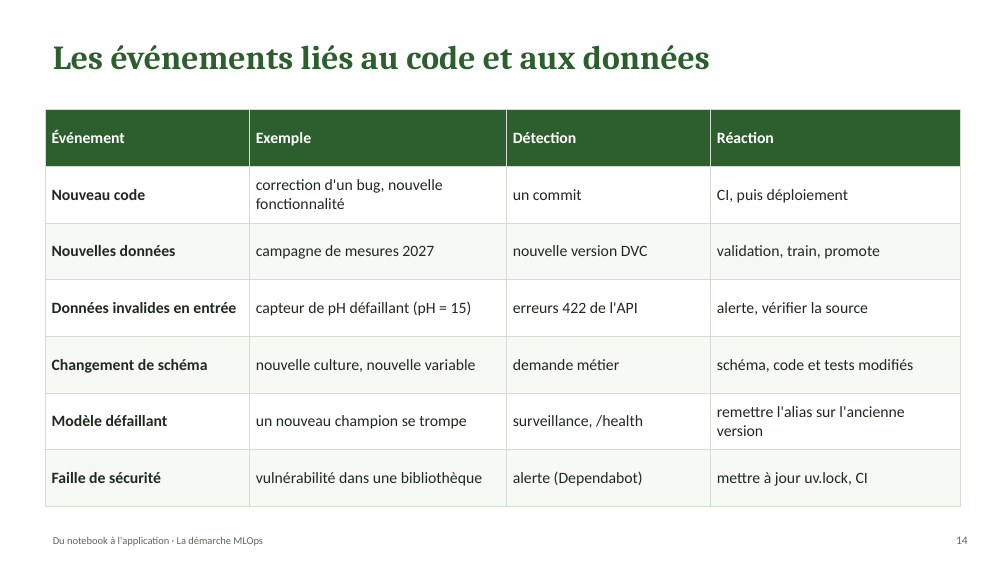
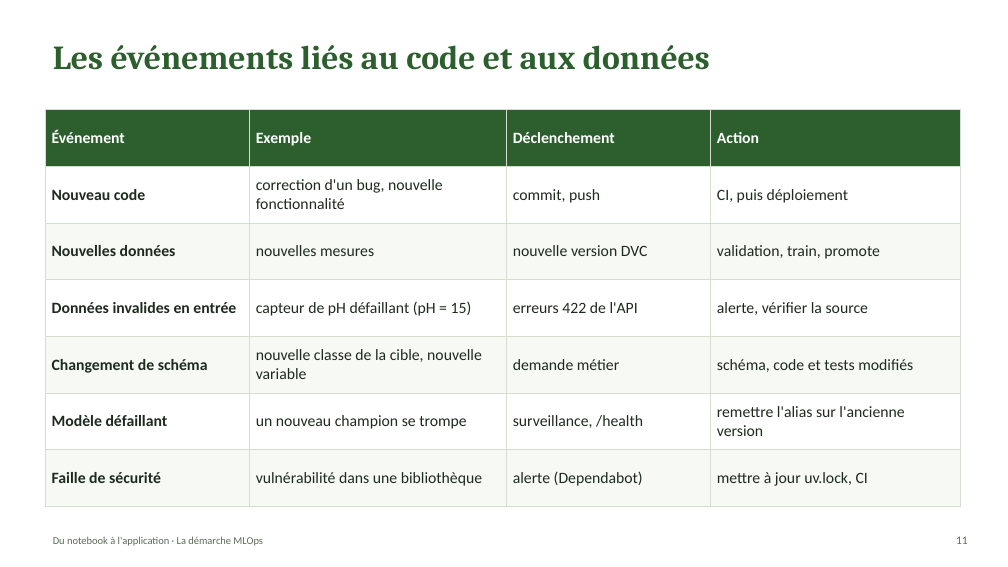
Before and after one commit to webew/crop_recommendation_tp, a slide deck: slide 11 of docs/support/seance1_demarche_mlops.pptx (slide 14 before the commit). Drawn at 1008x567 pixels with LibreOffice and Linux fonts; fonts in the diff are those of the drawing. Boxes give left, top, right and bottom in pixels: in the first picture for what was removed or moved away, otherwise in the second. Text is boxed around its words. In the diff, an @@ line names an element or a change of style, - is before the commit and + after.

```diff
--- a/docs/support/seance1_demarche_mlops.pptx
+++ b/docs/support/seance1_demarche_mlops.pptx
@@ table at [45,110,960,507] @@
-row 1, column 3: Détection
+row 1, column 3: Déclenchement
-row 1, column 4: Réaction
+row 1, column 4: Action
-row 2, column 3: un commit
+row 2, column 3: commit, push
-row 3, column 2: campagne de mesures 2027
+row 3, column 2: nouvelles mesures
-row 5, column 2: nouvelle culture, nouvelle variable
+row 5, column 2: nouvelle classe de la cible, nouvelle variable
@@ page number at [956,536,968,544]: text changed @@
-14
+11
```
Also in this commit, not shown: 14 other slides changed, 3 slides removed, 1 other file.
